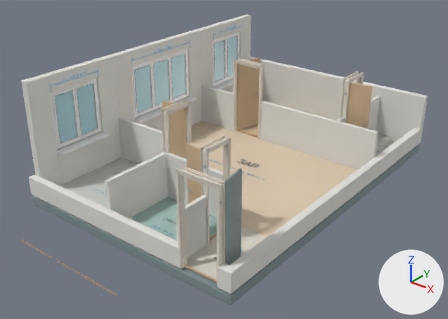
The glTF model docs/assets/cutaway.glb, before and after one commit.
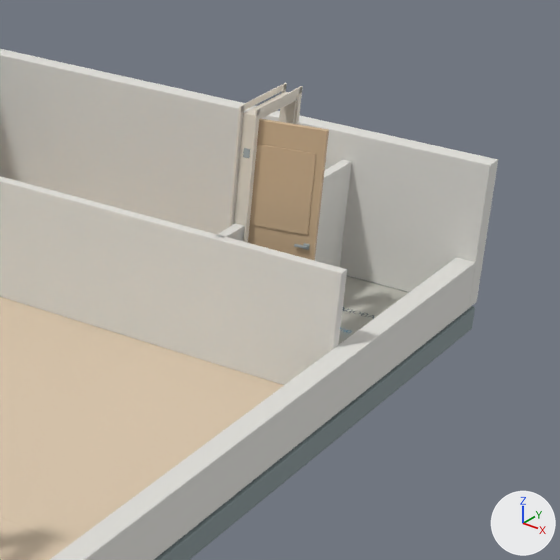
There are two pictures of each version: one whole from a camera (50 mm lens) standing at (11.16, -7.22, 6.98) and looking at (2.89, 3.11, 0.58), one close up on the part from 59% to 100% of the width and 14% to 71% of the height. Lighting does not change. The marker at lower right points along +X, +Y and +Z. The last two pictures show the newer version. Where no turn or scale is listed for an object, it has been applied to the vertices.

The first close-up shows 'Д3 · полотно', 'Д3 · стойка коробки', 'Д3 · филёнка.001', 'Зал · основной.001', 'Зал · проход.001', 'Кладовая.001', 'Наружная стена сверху.001', 'Наружная стена справа.001', 'Основание.001', 'Спальня — зал · B.001', 'Спальня — кладовая · B.001' and 10 more.
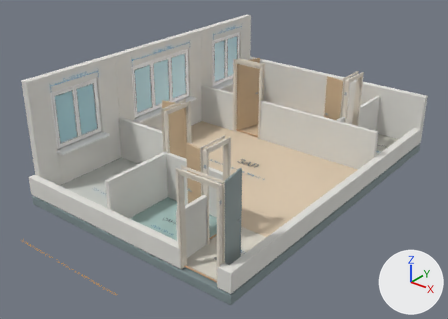
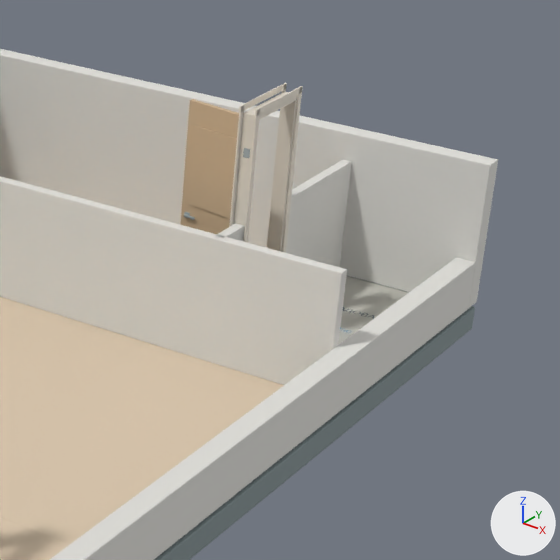
Pixel boxes (x1, y1, x2, y2) of what changed, in the close-ups (560 x 560 px):
'Д3 · полотно', moved, turned
    before: (248, 119, 329, 261)
    after: (180, 99, 239, 234)
'Д3 · филёнка.001', moved, turned (not visible afterwards)
    before: (250, 144, 316, 235)
'Д3 · филёнка.003', moved, turned (not visible before)
    after: (188, 125, 237, 219)
'Д3 · стойка коробки.001', unchanged, uncovered by the edit
    before: (280, 92, 297, 124)
    after: (268, 92, 297, 252)

What changed in the scene script:
```text
Change ob_д3___полотно:
    ob_д3___полотно.location: (4.695, 6.17, 1.015) -> (4.075, 6.17, 1.015)
    ob_д3___полотно.rotation_euler: (0.0, 0.0, 0.175) -> (0.0, 0.0, 2.967)  # degrees (0, 0, 10) -> degrees (0, 0, 170)
Change ob_д3___филёнка_001:
    ob_д3___филёнка_001.location: (4.7, 6.143, 1.46) -> (4.079, 6.196, 1.46)
    ob_д3___филёнка_001.rotation_euler: (0.0, 0.0, 0.175) -> (0.0, 0.0, 2.967)  # degrees (0, 0, 10) -> degrees (0, 0, 170)
Change ob_д3___филёнка_003:
    ob_д3___филёнка_003.location: (4.691, 6.196, 1.46) -> (4.07, 6.143, 1.46)
    ob_д3___филёнка_003.rotation_euler: (0.0, 0.0, 0.175) -> (0.0, 0.0, 2.967)  # degrees (0, 0, 10) -> degrees (0, 0, 170)
```
